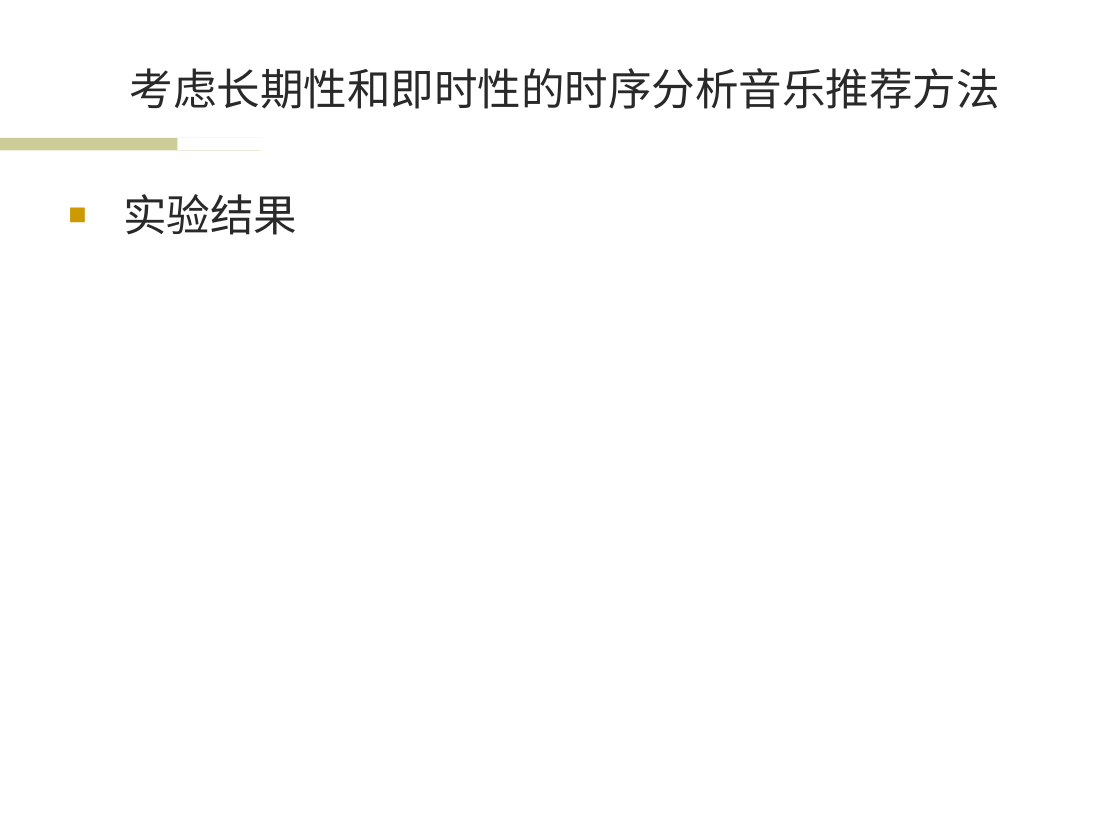
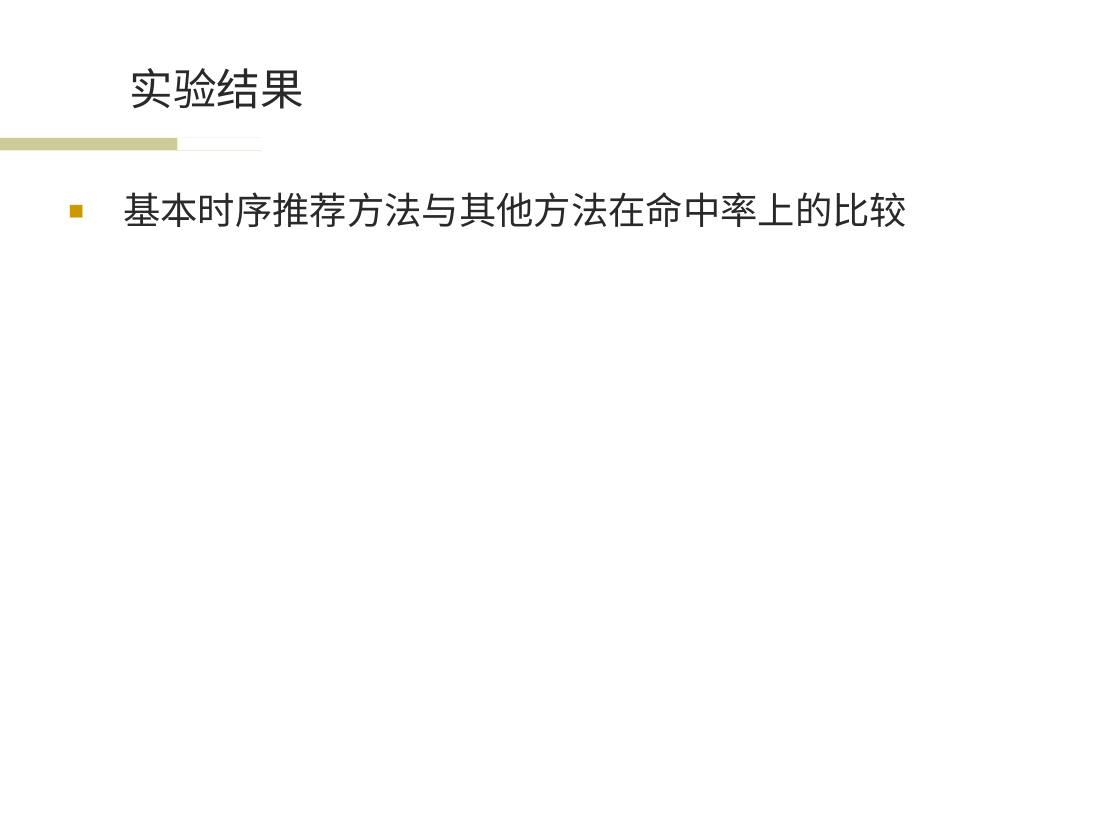
Before and after one commit to wwssttt/NJUThesis, a slide deck: slide 12 of ppt/一种基于时间序列分析的个性化音乐推荐系统及其实现.ppt (slide 10 before the commit). Drawn at 1120x840 pixels with LibreOffice and Linux fonts; fonts in the diff are those of the drawing; background and template pictures are left out. Boxes give left, top, right and bottom in pixels: in the first picture for what was removed or moved away, otherwise in the second. Text is boxed around its words. In the diff, an @@ line names an element or a change of style, - is before the commit and + after.

Commit message:
ppt2
框架图
下步添加实验结果和公式

```diff
--- a/ppt/一种基于时间序列分析的个性化音乐推荐系统及其实现.ppt
+++ b/ppt/一种基于时间序列分析的个性化音乐推荐系统及其实现.ppt
@@ title "实验结果" moved from (x1=123, y1=194, x2=297, y2=235) to (x1=130, y1=68, x2=304, y2=109) @@
@@ title "实验结果" at (x1=130, y1=68, x2=304, y2=109): bullet ■ to none; less space between paragraphs; vertical alignment top to bottom @@
@@ title removed at (x1=130, y1=68, x2=1000, y2=109) @@
-考虑长期性和即时性的时序分析音乐推荐方法
@@ text added at (x1=123, y1=192, x2=907, y2=227), 24 pt, text #292929 @@
+■ 基本时序推荐方法与其他方法在命中率上的比较
```
Also in this commit, not shown: 10 other slides changed, 4 slides added, 1 slide removed.
